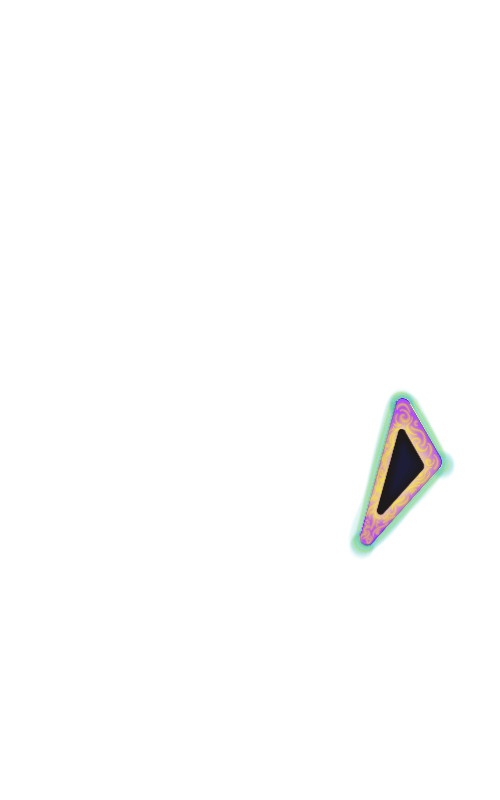
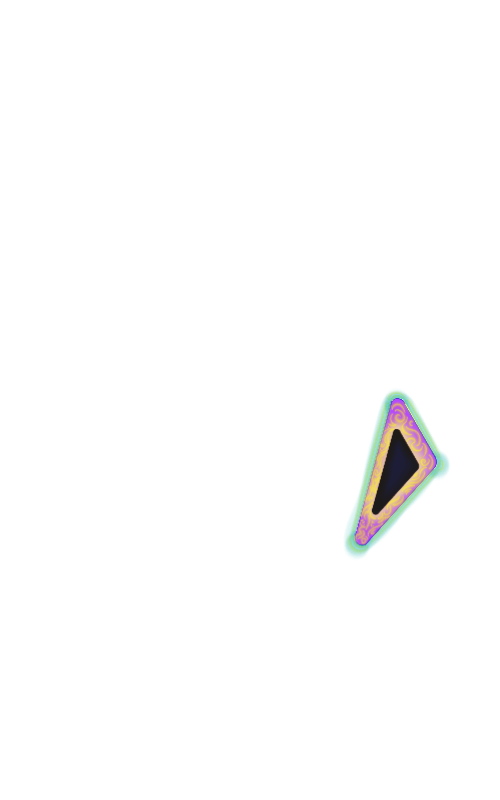
Two versions of the same layered image (500x800). Layer-by-layer changes:
painted on "Capa 2" over left=343, top=388, right=456, bottom=560
painted on "Capa 1" over left=345, top=390, right=451, bottom=555
